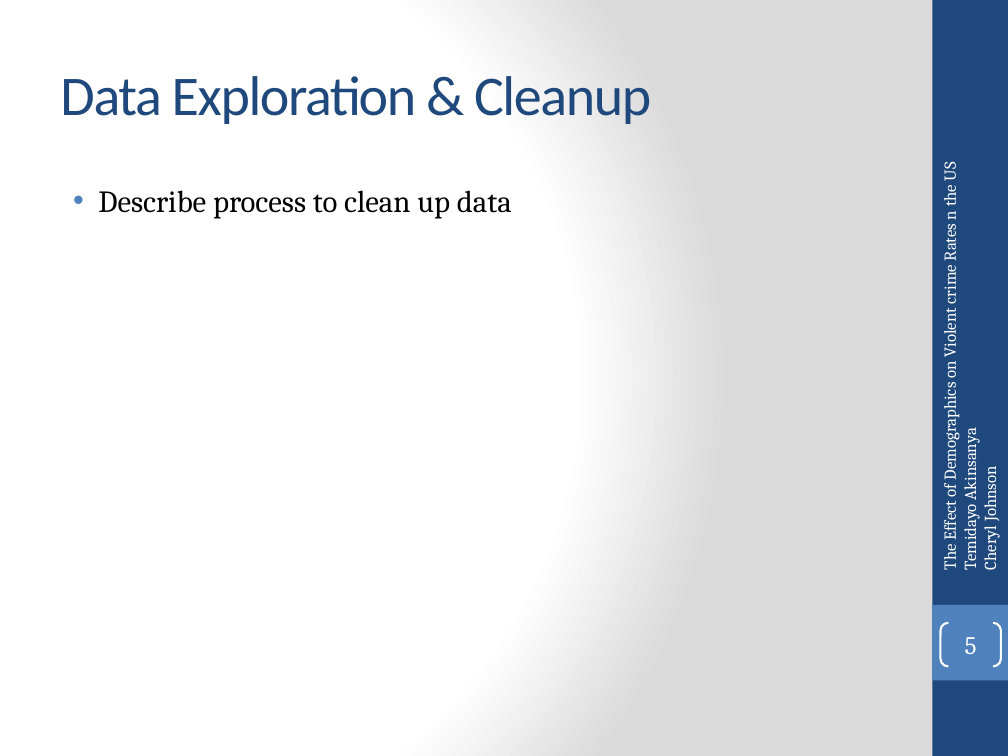
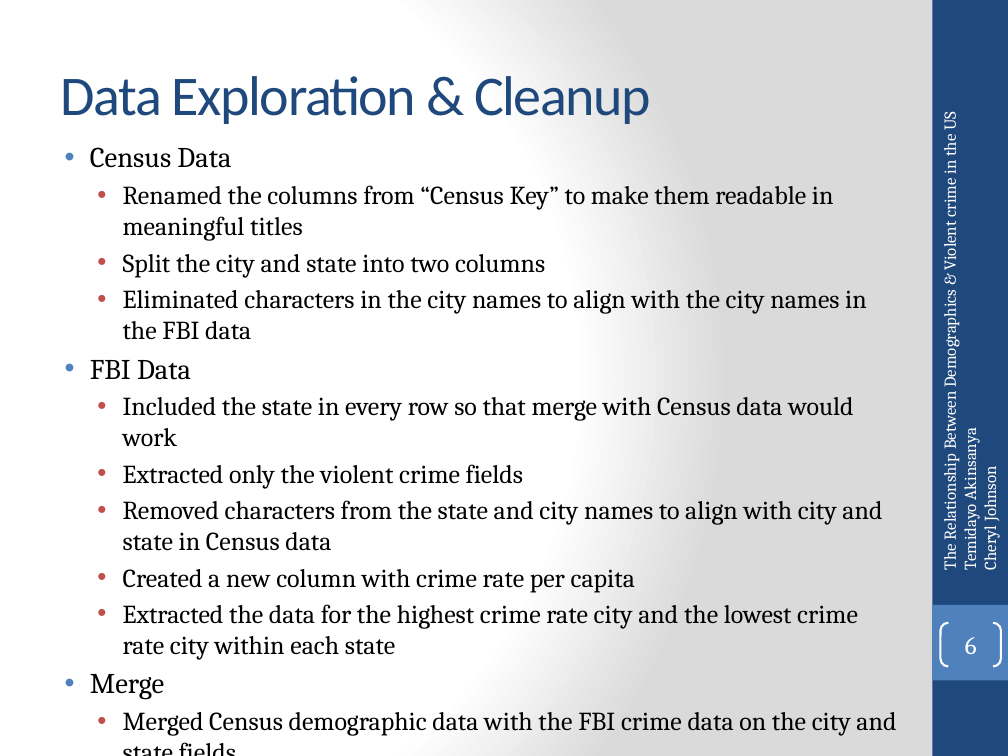
Before and after one commit to temidayo1234/National_ViolentCrime_Analysis, a slide deck: slide 6 of Data Analytics Bootcamp Project 1.pptx (slide 5 before the commit). Drawn at 1008x756 pixels with LibreOffice and Linux fonts; fonts in the diff are those of the drawing. Boxes give left, top, right and bottom in pixels: in the first picture for what was removed or moved away, otherwise in the second. Text is boxed around its words. In the diff, an @@ line names an element or a change of style, - is before the commit and + after.

```diff
--- a/Data Analytics Bootcamp Project 1.pptx
+++ b/Data Analytics Bootcamp Project 1.pptx
@@ text "The Relationship Between Demographics & ...": place and size @@
-text "The Relationship Between Demographics & ..." at (938, 163, 1001, 570)
+text "The Relationship Between Demographics & ..." at (938, 113, 1001, 570)
@@ text at (938, 113, 960, 570): text changed @@
-The Effect of Demographics on Violent crime Rates n the US
+The Relationship Between Demographics & Violent crime in the US
@@ text at (90, 147, 896, 736): text changed; size 22 to 18.5 pt @@
-• Describe process to clean up data
+• Census Data
+  • Renamed the columns from “Census Key” to make them readable in meaningful titles
+  • Split the city and state into two columns
+  • Eliminated characters in the city names to align with the city names in the FBI data
+• FBI Data
+  • Included the state in every row so that merge with Census data would work
+  • Extracted only the violent crime fields
+  • Removed characters from the state and city names to align with city and state in Census data
+  • Created a new column with crime rate per capita
+  • Extracted the data for the highest crime rate city and the lowest crime rate city within each state
+• Merge
+  • Merged Census demographic data with the FBI crime data on the city and state fields
@@ page number at (965, 637, 977, 654): text changed @@
-5
+6
```
Also in this commit, not shown: 10 other slides changed, 7 slides added.
